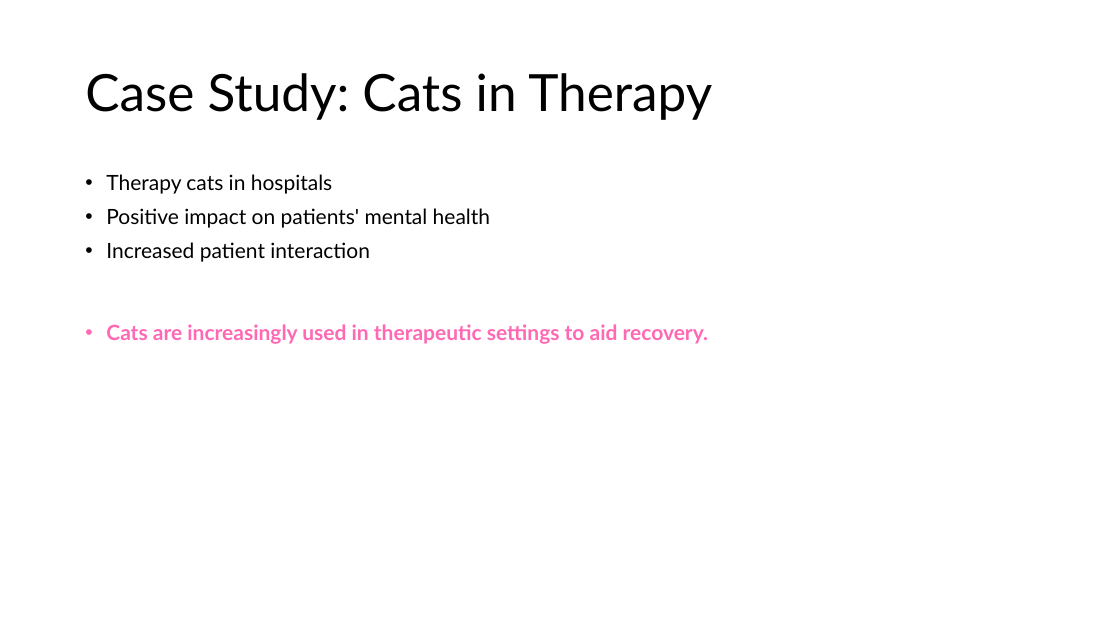
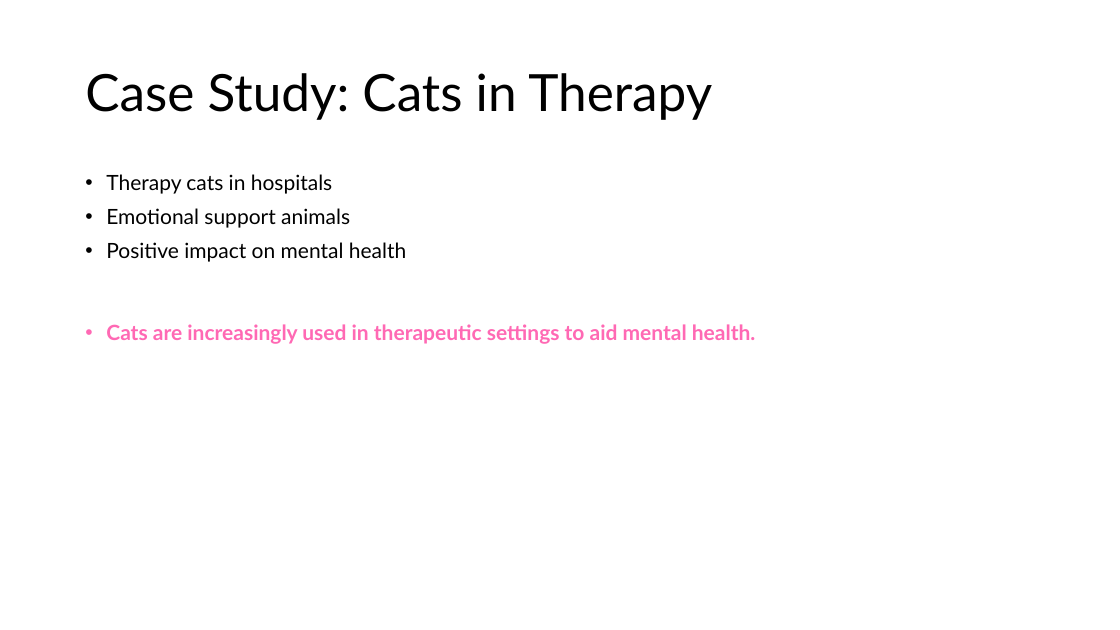
Before and after one commit to drubaga/SlideAI, a slide deck: slide 5 of output/The_Benefits_of_Having_Cats_at_Home.pptx (slide 6 before the commit). Drawn at 1120x630 pixels with LibreOffice and Linux fonts; fonts in the diff are those of the drawing. Boxes give left, top, right and bottom in pixels: in the first picture for what was removed or moved away, otherwise in the second. Text is boxed around its words. In the diff, an @@ line names an element or a change of style, - is before the commit and + after.

```diff
--- a/output/The_Benefits_of_Having_Cats_at_Home.pptx
+++ b/output/The_Benefits_of_Having_Cats_at_Home.pptx
@@ text at [106,208,756,344]: text changed; text colour #000000 to #FF69B4; bold on @@
-• Positive impact on patients' mental health
-• Increased patient interaction
-• Cats are increasingly used in therapeutic settings to aid recovery.
+• Emotional support animals
+• Positive impact on mental health
+• Cats are increasingly used in therapeutic settings to aid mental health.
```
Also in this commit, not shown: 9 other slides changed, 1 slide added, 1 slide removed, 2 other files.
